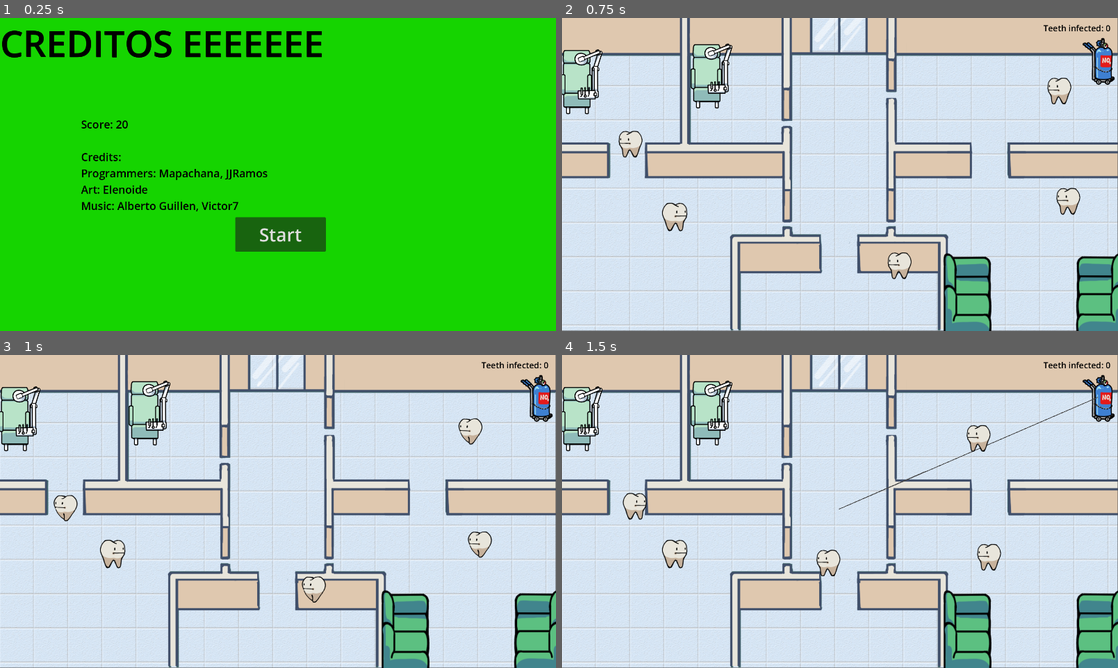
Above: before the commit, frames 1-4 (two rows, left to right).
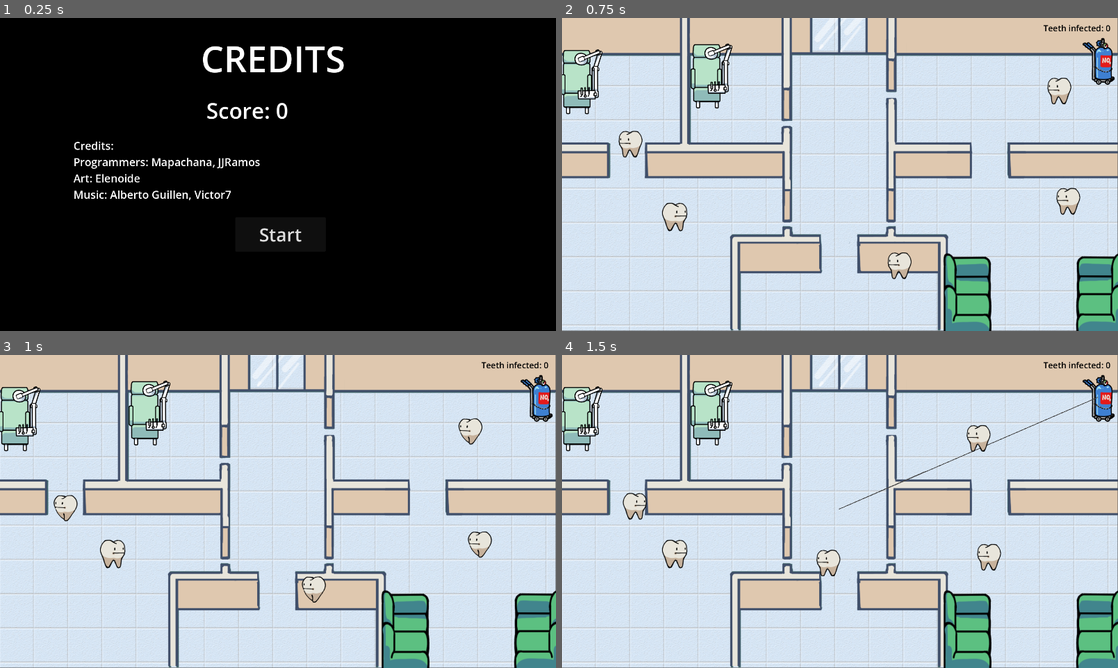
Above: after the commit, the same moments.

Repository: Mapachana/GlobalGameJam2024
Game: Godot game, scene res://escenas/creditos.tscn
Two runs of this game, one before a commit and one after it. Both use one fixed random seed, a clock stepped at 60 frames per second and the inputs below. This scene is started directly instead of the project's main scene.
Inputs (mouse positions are in pixels of both pictures, inside the frame that each line leads up to):
- Up to frame 1 (0.25 s): no input
- Up to frame 2 (0.75 s): click "Start" at 0.5 s
- Up to frame 3 (1 s): no input
- Up to frame 4 (1.5 s): drag from (840, 511) to (1095, 398) at 1.27 s

The runs differ from the first frame. In frame 1, 98% of the frame differs, in the area x 0-100%, y 0-100%; in frame 2, nothing differs; in frame 3, nothing differs; in frame 4, nothing differs.

Commit message:
bugsss

Diff:
--- a/escenas/creditos.gd
+++ b/escenas/creditos.gd
@@ -3,6 +3,8 @@
 
 # Called when the node enters the scene tree for the first time.
 func _ready():
+	var texto_punt = "Score: %s"%Globales.puntuacion
+	$LabelScore.text = texto_punt
 	pass # Replace with function body.
 
 
@@ -12,6 +14,5 @@
 
 
 func _on_button_pressed():
-	Globales.reiniciar_puntuacion()
 	Globales.goto_scene("res://escenas/main.tscn")
 	pass # Replace with function body.
--- a/escenas/creditos.tscn
+++ b/escenas/creditos.tscn
@@ -1,6 +1,6 @@
 [gd_scene load_steps=6 format=3 uid="uid://b1cil7t1cr7aw"]
 
-[ext_resource type="Texture2D" uid="uid://c4q7psiec8ile" path="res://graficos/rectanguloverde.png" id="1_4jw0q"]
+[ext_resource type="Texture2D" uid="uid://bffnnl6gs3672" path="res://graficos/rectangulonegro.png" id="1_o2jfg"]
 [ext_resource type="Script" path="res://escenas/creditos.gd" id="2_8cx3x"]
 
 [sub_resource type="Theme" id="Theme_viyov"]
@@ -12,7 +12,7 @@
 [node name="TextureRect" type="TextureRect"]
 offset_right = 1585.0
 offset_bottom = 911.0
-texture = ExtResource("1_4jw0q")
+texture = ExtResource("1_o2jfg")
 script = ExtResource("2_8cx3x")
 
 [node name="Button" type="Button" parent="."]
@@ -25,30 +25,36 @@
 theme_override_font_sizes/font_size = 50
 text = "Start"
 
+[node name="LabelScore" type="Label" parent="."]
+offset_left = 570.0
+offset_top = 213.0
+offset_right = 2618.0
+offset_bottom = 390.0
+theme = SubResource("Theme_6tdiw")
+theme_override_font_sizes/font_size = 60
+text = "Score: 0"
+
 [node name="Label2" type="Label" parent="."]
 layout_mode = 0
-offset_left = 224.0
-offset_top = 272.0
-offset_right = 2272.0
-offset_bottom = 359.0
+offset_left = 203.0
+offset_top = 331.0
+offset_right = 2251.0
+offset_bottom = 508.0
 theme = SubResource("Theme_6tdiw")
-theme_override_colors/font_color = Color(0, 0, 0, 1)
 theme_override_font_sizes/font_size = 30
-text = "Score: 20
-
-Credits:
+text = "Credits:
 Programmers: Mapachana, JJRamos
 Art: Elenoide
 Music: Alberto Guillen, Victor7"
 
 [node name="Label" type="Label" parent="."]
 layout_mode = 0
-offset_right = 40.0
-offset_bottom = 23.0
+offset_left = 555.0
+offset_top = 43.0
+offset_right = 954.0
+offset_bottom = 180.0
 theme = SubResource("Theme_046t1")
-theme_override_colors/font_color = Color(0, 0, 0, 1)
-theme_override_colors/font_shadow_color = Color(0, 0, 0, 1)
 theme_override_font_sizes/font_size = 100
-text = "CREDITOS EEEEEEE"
+text = "CREDITS"
 
 [connection signal="pressed" from="Button" to="." method="_on_button_pressed"]
--- a/escenas/main.gd
+++ b/escenas/main.gd
@@ -3,7 +3,7 @@
 #signal sumarpunto
 # Called when the node enters the scene tree for the first time.
 
-const TIEMPO_MAXIMO = 30
+const TIEMPO_MAXIMO = 15
 
 var personajes_escena
 var contador
--- a/escenas/personajes.gd
+++ b/escenas/personajes.gd
@@ -61,6 +61,7 @@
 				#print(position.distance_to(target))
 				target_index = fmod(target_index+1, puntos_vuelta.size())
 				target = puntos_vuelta[target_index]
+
 		# Si estoy infectado me muevo en circulos
 		else:
 			$AnimationPlayer.play("risa_lengua")
--- a/escenas/titulo.tscn
+++ b/escenas/titulo.tscn
@@ -49,11 +49,11 @@
 
 [node name="Label" type="Label" parent="."]
 layout_mode = 0
-offset_right = 40.0
-offset_bottom = 23.0
+offset_left = 132.0
+offset_top = 54.0
+offset_right = 1454.0
+offset_bottom = 191.0
 theme = SubResource("Theme_046t1")
-theme_override_colors/font_color = Color(0, 0, 0, 1)
-theme_override_colors/font_shadow_color = Color(0, 0, 0, 1)
 theme_override_font_sizes/font_size = 100
 text = "JUEGUICO DE LA JAM OLEEE"
 
